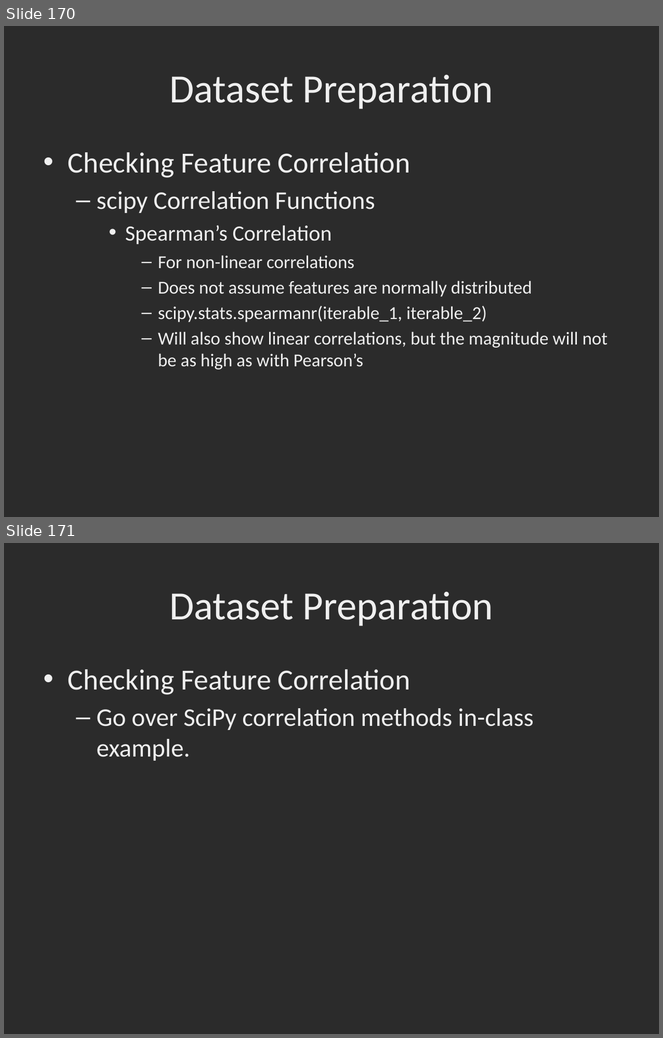
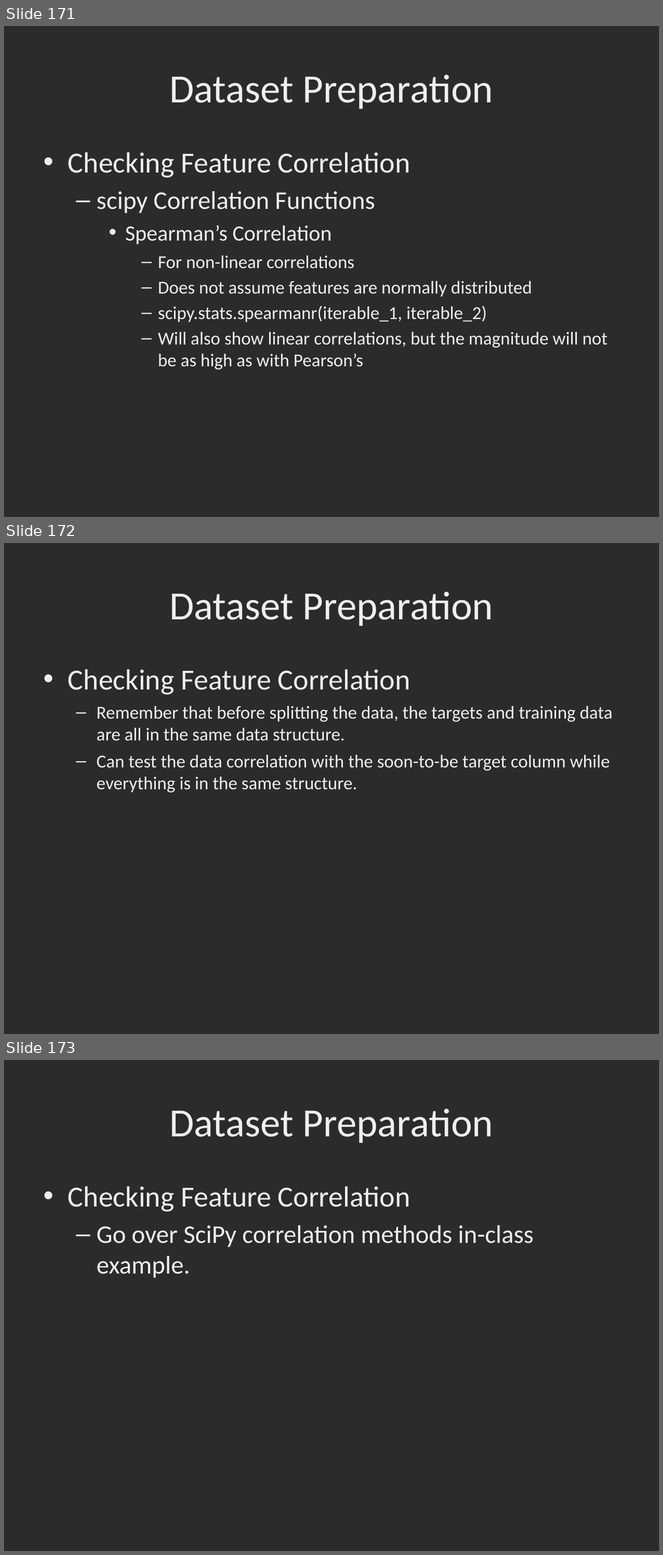
Before and after one commit to dbowmans46/PracticalProgramming, a slide deck: Session 7 - Python/Instructional Material/Session 7 - Python Brief Intro to Machine Learning with Scikit Learn.odp. Shown one above the other, each under a label of ours: slides 170 and 171 before the commit, slides 171, 172 and 173 after it. The pictures are 663x1038 and 663x1555 pixels, drawn with LibreOffice and Linux fonts; fonts in the diff are those of the drawing; background and template pictures are left out; a plain dark background stands for a picture behind light text. Boxes give left, top, right and bottom in pixels: in the first picture for what was removed or moved away, otherwise in the second. Text is boxed around its words. In the diff, an @@ line names an element or a change of style, - is before the commit and + after.

Commit message:
Added explanation of p-value along with citation. Reinforcement of how to check correlations.

```diff
--- a/Session 7 - Python/Instructional Material/Session 7 - Python Brief Intro to Machine Learning with Scikit Learn.odp
+++ b/Session 7 - Python/Instructional Material/Session 7 - Python Brief Intro to Machine Learning with Scikit Learn.odp
@@ slide 172 added at [4,543,659,1034], background picture (left out) @@
@@ title added at [169,592,494,626], 44 pt, text #EFEFEF @@
+Dataset Preparation
@@ text added at [68,669,613,793], 20 pt, text #EFEFEF @@
+• Checking Feature Correlation
+  – Remember that before splitting the data, the targets and training data are all in the same data structure.
+  – Can test the data correlation with the soon-to-be target column while everything is in the same structure.
@@ what was slide 170 is now slide 171 @@
@@ what was slide 171 is now slide 173 @@
```
Also in this commit, not shown: 8 other slides added, 1 slide removed, 1 other file.
